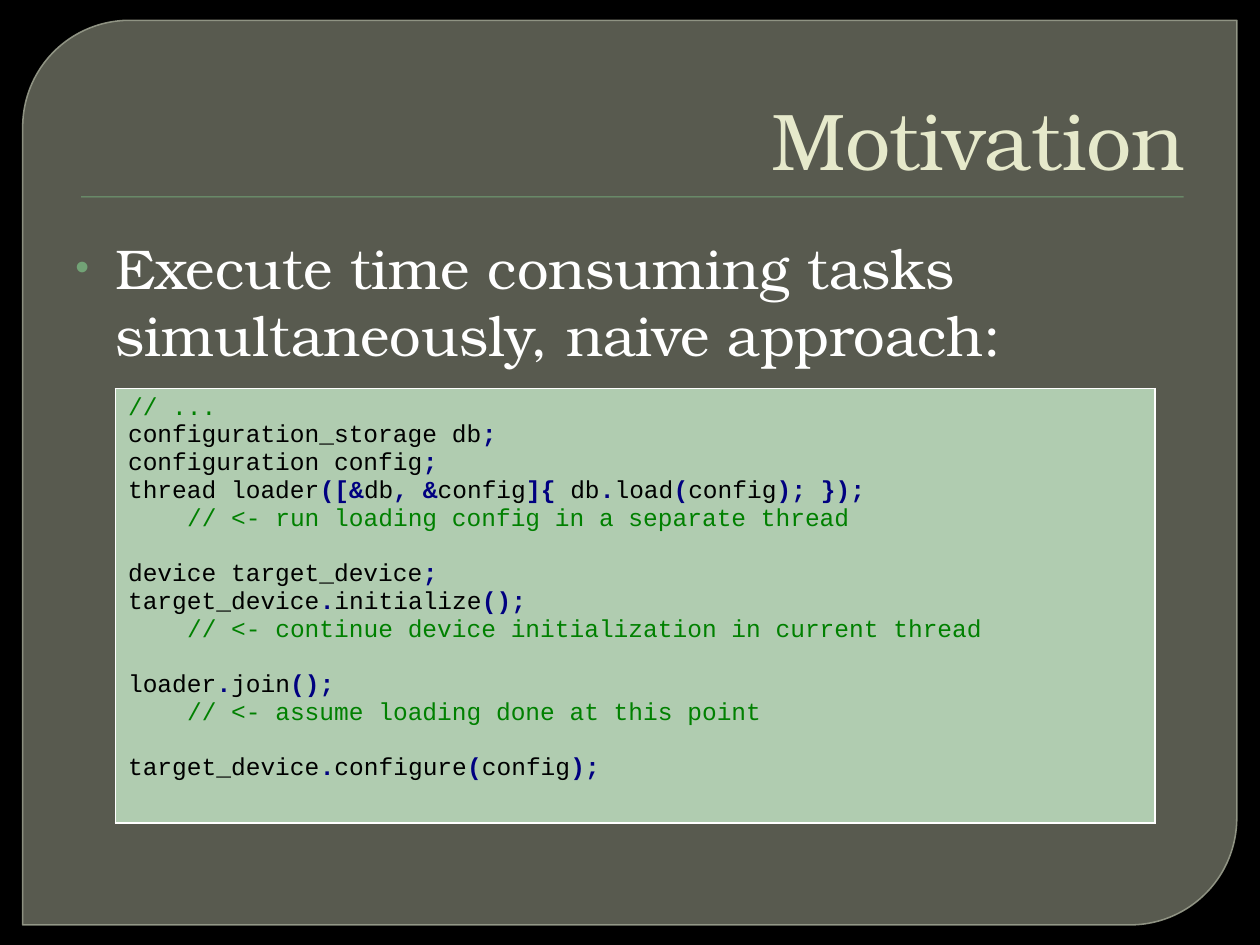
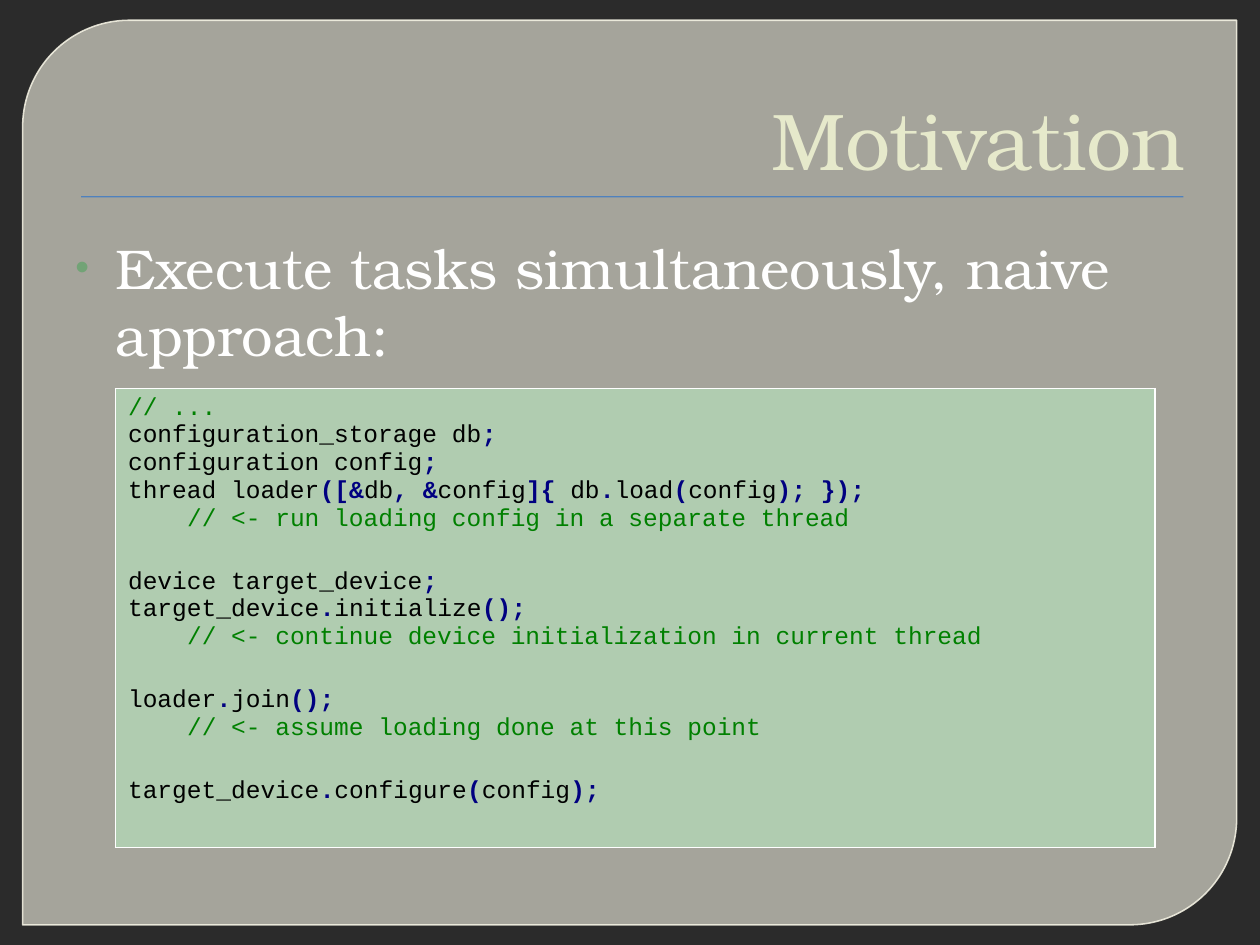
Before and after one commit to xtofl/cpp11training, a slide deck: slide 6 of slides/6.c11multithreading-futures-140925092912-phpapp01.pptx. Drawn at 1260x945 pixels with LibreOffice and Linux fonts; fonts in the diff are those of the drawing; background and template pictures are left out; a plain dark background stands for a picture behind light text. Boxes give left, top, right and bottom in pixels: in the first picture for what was removed or moved away, otherwise in the second. Text is boxed around its words. In the diff, an @@ line names an element or a change of style, - is before the commit and + after.

```diff
--- a/slides/6.c11multithreading-futures-140925092912-phpapp01.pptx
+++ b/slides/6.c11multithreading-futures-140925092912-phpapp01.pptx
@@ round diag rect at box(23, 20, 1237, 925): fill #888B7B at 65% opacity to #E8E6D9 at 65% opacity; outline #9DA090 0.87 pt to #F6F3E4 0.88 pt @@
@@ text "Motivation" at box(772, 115, 1185, 171): text colour #E7EACB to #E6E9CB @@
@@ rectangle at box(81, 197, 1183, 198): fill #72A376 to #4F81BD @@
@@ text at box(116, 249, 1109, 369): text changed @@
-• Execute time consuming tasks simultaneously, naive approach:
+• Execute tasks simultaneously, naive approach:
@@ table at box(116, 388, 1155, 807) @@
@@ borders changed @@
```
Also in this commit, not shown: 26 other slides changed, 2 other files.
